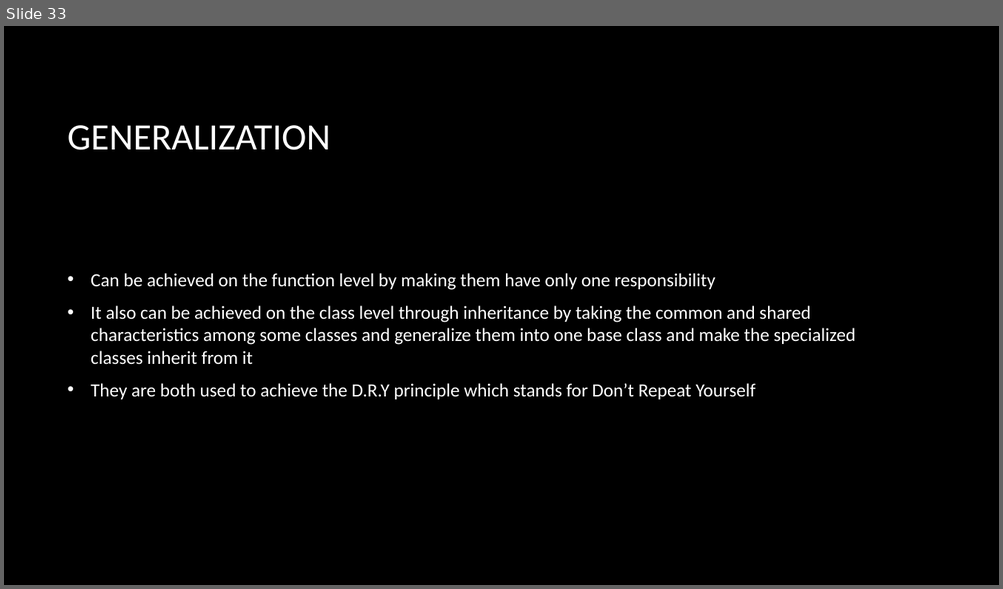
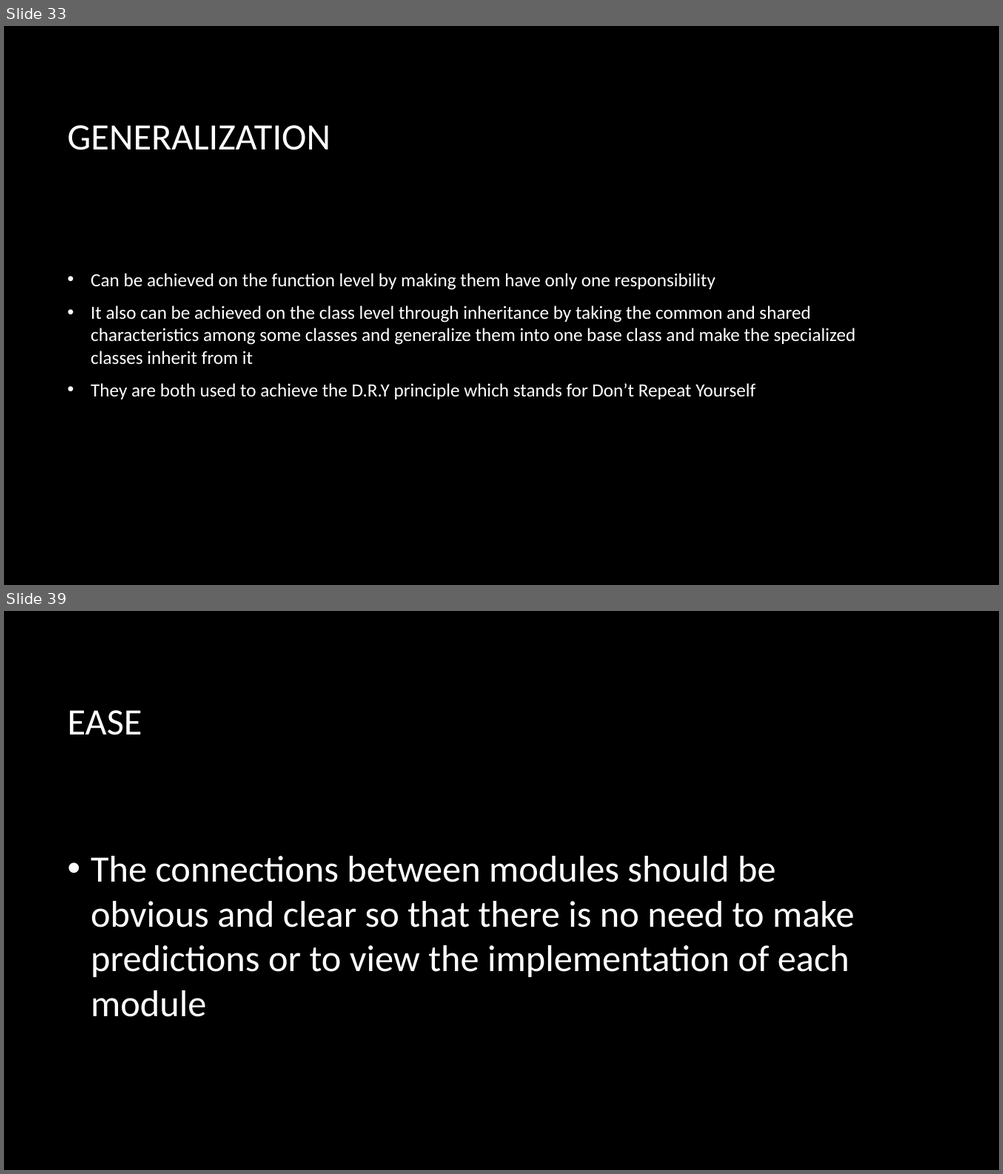
Before and after one commit to ahmedmagdy492/My-Hacking-Tutorails, a slide deck: Study/Object Oriented Design/Week 1 Objectives.pptx. Shown one above the other, each under a label of ours: slide 33 before the commit, slides 33 and 39 after it; the slides between them are not shown. The pictures are 1003x589 and 1003x1174 pixels, drawn with LibreOffice and Linux fonts; fonts in the diff are those of the drawing; background and template pictures are left out. Boxes give left, top, right and bottom in pixels: in the first picture for what was removed or moved away, otherwise in the second. Text is boxed around its words. In the diff, an @@ line names an element or a change of style, - is before the commit and + after.

```diff
--- a/Study/Object Oriented Design/Week 1 Objectives.pptx
+++ b/Study/Object Oriented Design/Week 1 Objectives.pptx
@@ slide 39 added at (4, 611, 999, 1170), background picture (left out) @@
@@ title added at (68, 710, 142, 735), 36 pt, text #FFFFFF @@
+EASE
@@ text added at (91, 856, 854, 1017), 36 pt, text #FFFFFF @@
+• The connections between modules should be obvious and clear so that there is no need to make predictions or to view the implementation of each module
```
Also in this commit, not shown: 1 slide changed, 9 other slides added, 4 other files.
